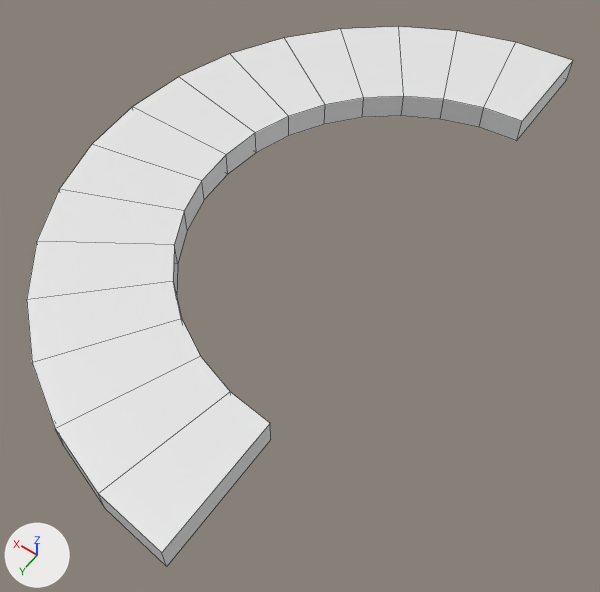
An edit to the FBX model Assets/round_walk_way.fbx, drawn before and after from the same camera.
The view is the same before and after, from a 50 mm lens placed at (-5.51, 12.52, 16.03), pointed at (2.45, 1.36, -1.5). The axes (+X, +Y, +Z) are drawn at lower left. The lights are the same throughout. Mesh edges are drawn as thin lines. Where no turn or scale is listed for an object, it has been applied to the vertices.

The first picture shows 'Round_Walk_Way'.
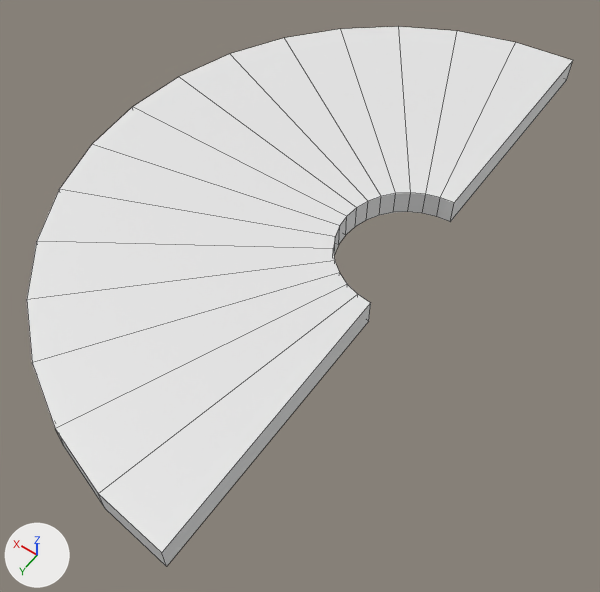
Commit message: updated the roundwalkway

Boxes [x1, y1, x2, y2] around the edits, measured in the pictures (600 x 592 px; the box of a moved part takes in the faces that stretch with it):
part 1 of me_circle, moved or reshaped
    both: [147, 90, 525, 442]

What changed in the scene script:
```text
Change me_circle:
    where me_circle.from_pydata(...)  # 68 vertices, 66 faces; spans x 0.0..9.3, y -9.3..9.3, z 0.0..0.7
    used by ob_round_walk_way; location = (0.0, 0.0, 0.0)
    me_circle part 1: all 34 vertices in x 0.0..5.9, y -5.9..5.9, z 0.0..0.7 are scaled about the mesh origin by (0.337, 0.337, 0.988)
```
